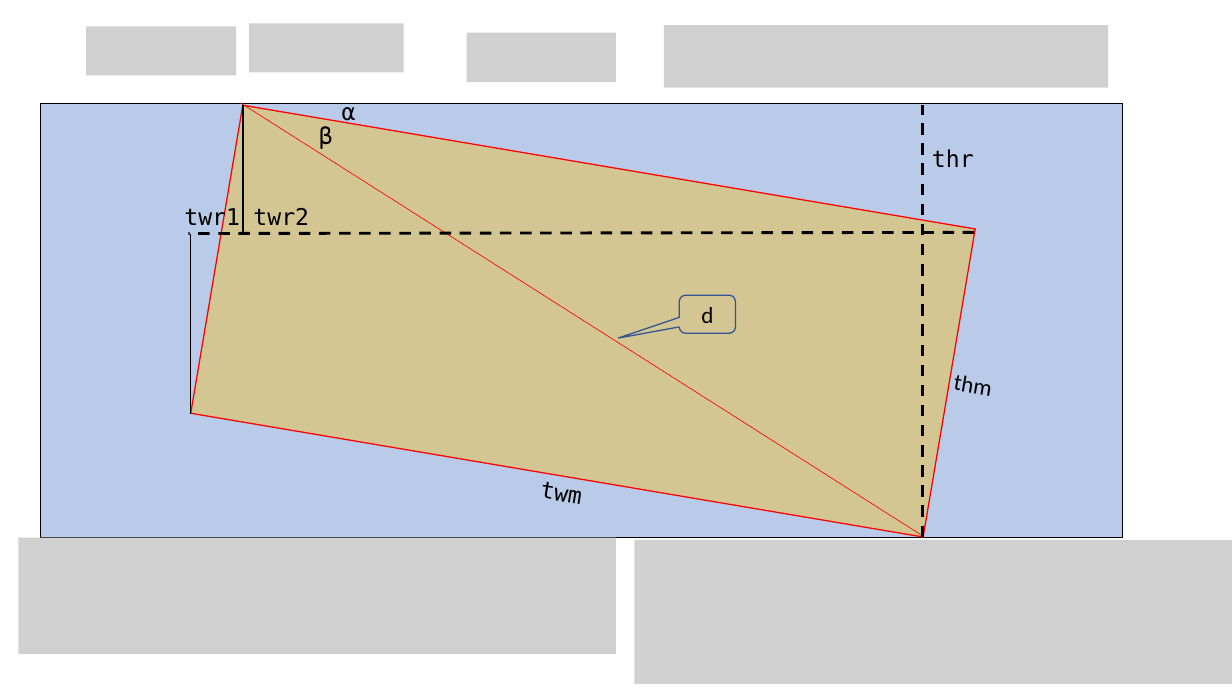
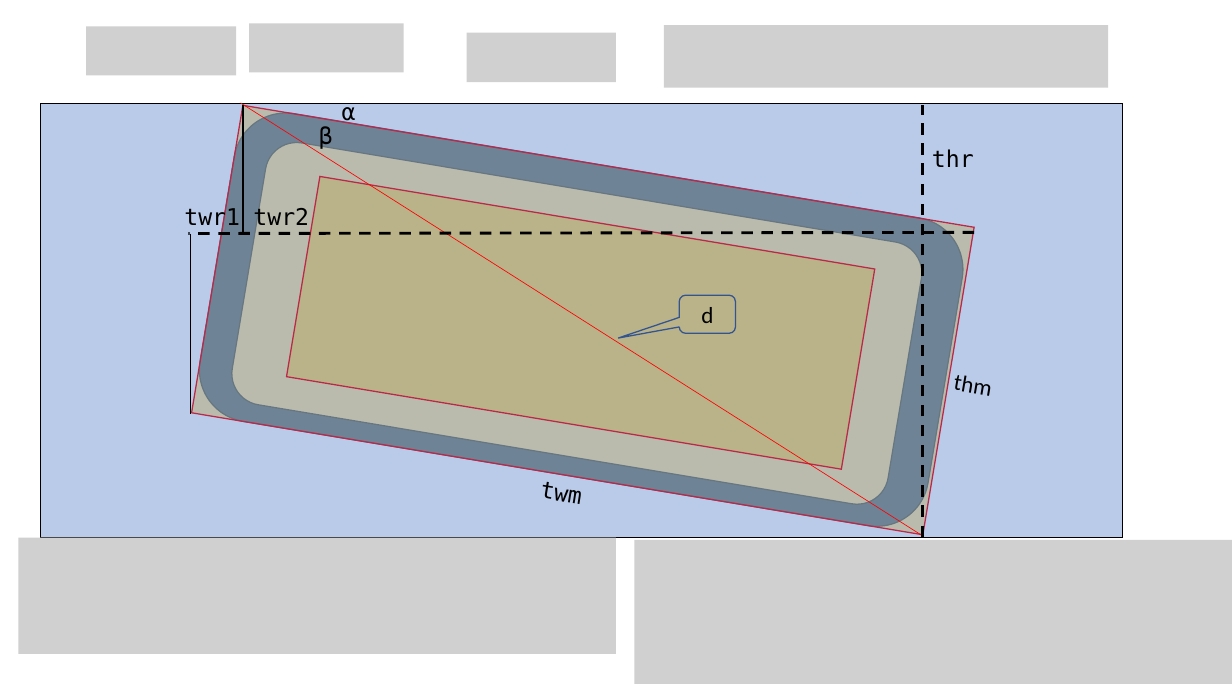
Before and after one commit to joachimneumann/Truth-O-Meter, a slide deck: slide 2 of rectangleRotation.pptx. Drawn at 1232x693 pixels with LibreOffice and Linux fonts; fonts in the diff are those of the drawing; grey boxes stand for pictures. Boxes give left, top, right and bottom in pixels: in the first picture for what was removed or moved away, otherwise in the second. Text is boxed around its words. In the diff, an @@ line names an element or a change of style, - is before the commit and + after.

```diff
--- a/rectangleRotation.pptx
+++ b/rectangleRotation.pptx
@@ rounded rectangle added at box(192, 105, 972, 534), fill #4472C4, outline #325491 1 pt @@
@@ rounded rectangle added at box(228, 137, 928, 509), fill #FFFFFF, outline #325491 1 pt @@
@@ rectangle added at box(287, 177, 875, 470), fill #FFC000 at 37% opacity, outline #FF0000 1 pt @@
```
Also in this commit, not shown: 1 other slide changed, 1 slide added, 1 other file.
